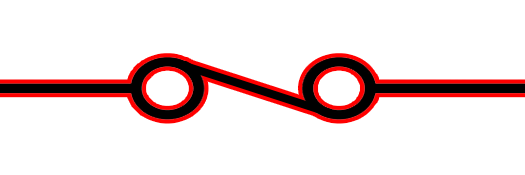
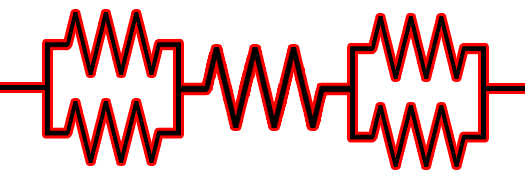
Comparing the layer stacks of the two 525×175 images. Changes:
added layer "1024px-Resistor_symbol_America.svg copy 8" above "Rectangle 1" over [0, 12, 525, 167]
hid "Rectangle 2" over [0, 57, 525, 120]
